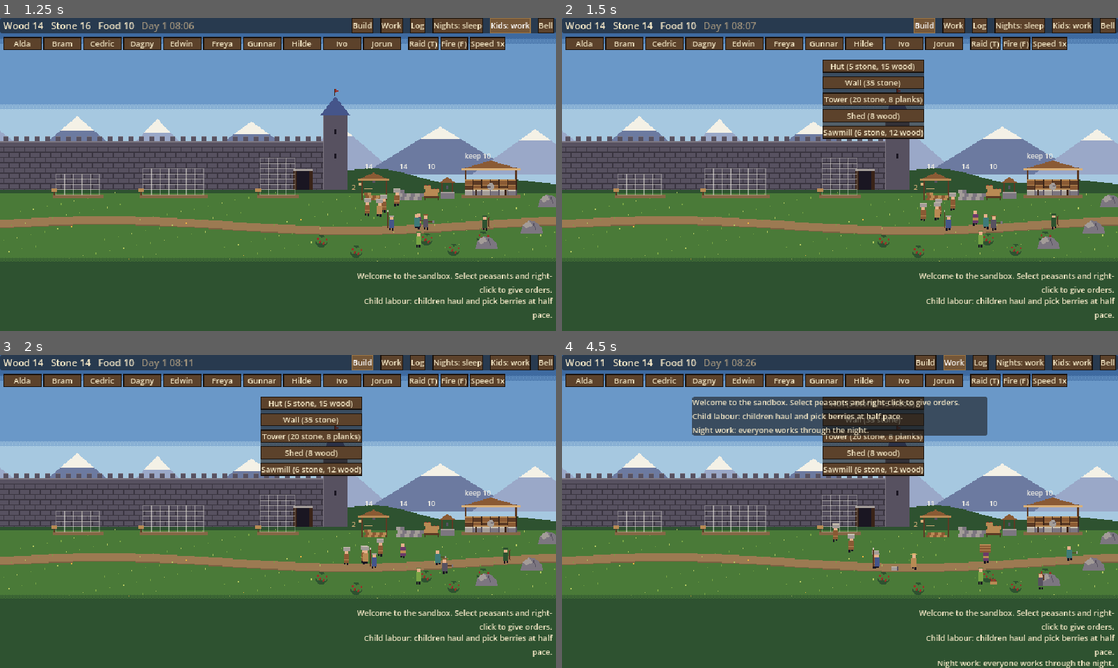
Above: before the commit, frames 1-4 (two rows, left to right).
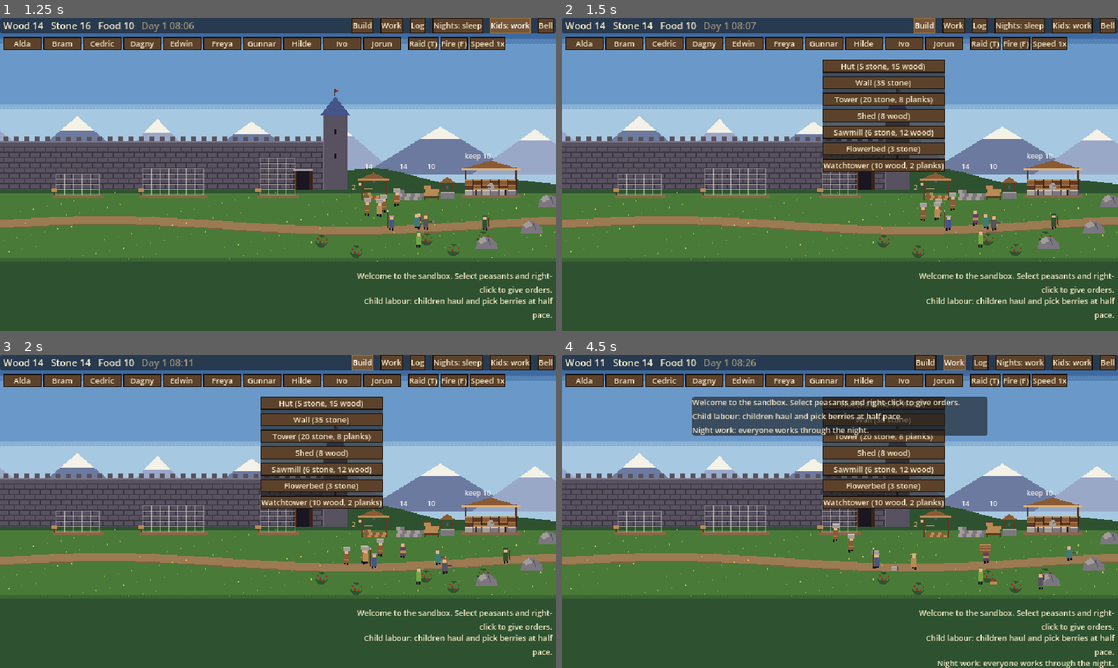
Above: after the commit, the same moments.

Repository: henrikmoepe-del/basebygger
Game: Godot game, scene res://sandbox/sandbox.tscn
Two runs of this game, one before a commit and one after it. Both use one fixed random seed, a clock stepped at 60 frames per second and the inputs below. This scene is started directly instead of the project's main scene.
Inputs:
- Up to frame 1 (1.25 s): click "Kids: play" at 0.5 s
- Up to frame 2 (1.5 s): click "Build" at 1.25 s
- Up to frame 3 (2 s): no input
- Up to frame 4 (4.5 s): click "Work" at 2 s; click "Log" at 2.75 s; click "Nights: sleep" at 3.5 s; click "Work" at 4.25 s

Frame 1 is identical in both runs. In frame 2, 4.1% of the frame differs, in the area x 46-69%, y 13-50%; in frame 3, 4.1%; in frame 4, 3.9%.

Commit message:
Sandbox: flowerbeds lift spirits; a watchtower's guard rings the bell by themselves
Co-Authored-By: Claude Opus 5.5 <noreply@anthropic.com>
Claude-Session: https://claude.ai/code/session_01KRfBmN2ZEbarco8VY7eoa6

Diff:
--- a/sandbox/sandbox.gd
+++ b/sandbox/sandbox.gd
@@ -57,7 +57,12 @@
 var raiders: Array = []
 var stockyard: Node2D
 var well: Node2D
-var guard_post := Vector2(-300, 40)
+var _guard_post := Vector2(-300, 40)
+## Where guards wait: at the foot of a finished watchtower, else the west post.
+var guard_post: Vector2:
+	get:
+		var tower := watchtower()
+		return tower.position + Vector2(0, 8) if tower != null else _guard_post
 var selected: Array = []
 ## A building site picked with a left-click (its info shows in the HUD).
 var picked_site: Node2D = null
@@ -600,6 +605,42 @@
 	announce("Raiders are coming from the west!")
 	for p in peasants:
 		p.rethink()
+
+
+## A finished watchtower, or null.
+func watchtower() -> Node2D:
+	for s in sites:
+		if s.done() and s.style == "watch":
+			return s
+	return null
+
+
+## The guard keeping watch on the tower (standing at its foot), or null.
+func watchman() -> Node2D:
+	var tower := watchtower()
+	if tower == null:
+		return null
+	for p in peasants:
+		if p.job == "guard" and not p.downed and p.visible and p.position.distance_to(tower.position + Vector2(0, 8)) < 12.0:
+			return p
+	return null
+
+
+## Rings the bell when the watch sees raiders coming; the all clear after.
+var _bell_by_watch := false
+
+
+func _keep_watch() -> void:
+	var tower := watchtower()
+	if tower == null:
+		return
+	if not alarm and watchman() != null and nearest_raider(tower.position, SbData.WATCH_RANGE) != null:
+		_bell_by_watch = true
+		set_alarm(true)
+		announce("The watch on the tower rings the bell!")
+	elif alarm and _bell_by_watch and raiders.is_empty():
+		_bell_by_watch = false
+		set_alarm(false)
 
 
 func start_storm() -> void:
@@ -1079,6 +1120,7 @@
 		l.visible = darkness() > 0.05
 	_check_strike(delta)
 	_update_storm(delta)
+	_keep_watch()
 	if traitor != null and traitor.task.get("kind", "") == "steal" and traitor._goods():
 		for p in peasants:
 			if p != traitor and not p.downed and p.visible and (p.job == "guard" or p.drafted) and p.position.distance_to(traitor.position) < SbData.CATCH_RANGE:
--- a/sandbox/sb_data.gd
+++ b/sandbox/sb_data.gd
@@ -67,9 +67,18 @@
 	"tower": {"title": "Tower", "style": "spire", "cols": 4, "courses": ["stone", "stone", "stone", "stone", "stone", "planks", "planks"]},
 	"shed": {"title": "Shed", "style": "thatch", "cols": 4, "courses": ["wood", "wood"]},
 	"sawmill": {"title": "Sawmill", "style": "workshop", "cols": 6, "courses": ["stone", "wood", "wood"], "workshop": "sawmill"},
-}
-
-const BUILD_ORDER := ["hut", "wall", "tower", "shed", "sawmill"]
+	"flowerbed": {"title": "Flowerbed", "style": "flowers", "cols": 3, "courses": ["stone"]},
+	"watchtower": {"title": "Watchtower", "style": "watch", "cols": 2, "courses": ["wood", "wood", "wood", "wood", "wood", "planks"]},
+}
+
+const BUILD_ORDER := ["hut", "wall", "tower", "shed", "sawmill", "flowerbed", "watchtower"]
+
+## Flowerbeds: each finished one is worth FLOWER_MOOD to everyone (up to
+## FLOWER_MAX of them). A watchtower with a guard on it rings the bell when
+## raiders come within WATCH_RANGE, and gives the all clear after.
+const FLOWER_MOOD := 2.0
+const FLOWER_MAX := 3
+const WATCH_RANGE := 260.0
 
 ## Workshops: what a crafter takes from the stockyard, makes, and how long
 ## one takes. A finished workshop has a bill: make until the stockyard holds
--- a/sandbox/sb_peasant.gd
+++ b/sandbox/sb_peasant.gd
@@ -171,6 +171,9 @@
 		list.append(["Night work", -5.0])
 	if world.child_labour and not child and world.peasants.any(func(o): return o.child):
 		list.append(["Children made to work", -4.0])
+	var flowers: int = mini(world.sites.filter(func(s): return s.done() and s.style == "flowers").size(), SbData.FLOWER_MAX)
+	if flowers > 0:
+		list.append(["A pretty village", SbData.FLOWER_MOOD * flowers])
 	for key in memories:
 		list.append([SbData.MEMORIES[key].text, SbData.MEMORIES[key].value])
 	list.sort_custom(func(a, b): return absf(a[1]) > absf(b[1]))
@@ -1139,7 +1142,8 @@
 			_go(near, delta)
 		return
 	if job == "guard":
-		_go(world.guard_post + Vector2(float(hash(name) % 24) - 12.0, float(hash(name) % 14)), delta)
+		var spread := Vector2.ZERO if world.watchtower() != null else Vector2(float(hash(name) % 24) - 12.0, float(hash(name) % 14))
+		_go(world.guard_post + spread, delta)
 		return
 	if _wander_to == Vector2.INF or _go(_wander_to, delta, 0.5):
 		if _wander_to != Vector2.INF and randf() < 0.98:
--- a/sandbox/sb_site.gd
+++ b/sandbox/sb_site.gd
@@ -251,6 +251,23 @@
 func _draw_finish(left: float, w: float) -> void:
 	var top := -height()
 	match style:
+		"flowers":
+			# Little flowers along the low stone edging.
+			for i in 7:
+				var fx := left + 2.0 + float(i) * (w - 4.0) / 6.0
+				draw_rect(Rect2(fx, top - 3.0, 1, 3), SbData.GRASS2)
+				var col: Color = [SbData.RED1, SbData.GOLD, SbData.WHITE, Color("#6a3a6a")][i % 4]
+				draw_rect(Rect2(fx - 1.0, top - 5.0, 3, 2), col)
+		"watch":
+			# A wooden lookout on long legs, with a roof.
+			draw_rect(Rect2(left - 3.0, top - 10.0, w + 6.0, 2), SbData.WOOD2)
+			draw_rect(Rect2(left - 3.0, top - 10.0, 1, 10), SbData.WOOD1)
+			draw_rect(Rect2(left + w + 2.0, top - 10.0, 1, 10), SbData.WOOD1)
+			draw_colored_polygon(PackedVector2Array([Vector2(left - 5, top - 10), Vector2(left + w / 2.0, top - 18), Vector2(left + w + 5, top - 10)]), SbData.THATCH)
+			if world.watchman() != null:
+				# The guard on watch, a small figure up top.
+				draw_rect(Rect2(left + w / 2.0 - 2.0, top - 8.0, 4, 6), SbData.JOBS.guard.tunic)
+				draw_rect(Rect2(left + w / 2.0 - 1.0, top - 11.0, 3, 3), SbData.SKIN1)
 		"workshop":
 			# An open timber shed: posts, a plank roof, the saw bench inside.
 			draw_rect(Rect2(left, top - 14, 2, 14), SbData.WOOD1)
--- a/sandbox/tests/shots.gd
+++ b/sandbox/tests/shots.gd
@@ -56,6 +56,8 @@
 	"wolf": {"steps": [[0.5, "wolf"], [6.0, "shot"]]},
 	# A storm: rain, a darker sky, a lightning flash.
 	"storm": {"steps": [[0.5, "storm"], [3.0, "shot"], [0.05, "bolt"], [0.05, "shot"]]},
+	# A flowerbed and a watchtower with the guard on watch.
+	"watch": {"steps": [[0.5, "watch"], [25.0, "shot"]]},
 	# The hunter in the wood, aiming at a deer.
 	"hunt": {"steps": [[0.5, "hunt"], [5.5, "shot"], [3.0, "shot"]]},
 	"box": {"steps": [[2.0, "box"], [0.1, "goto"], [0.4, "shot"]]},
@@ -238,6 +240,16 @@
 			w.start_storm()
 		"bolt":
 			w._strike_lightning()
+		"watch":
+			var x := 120.0
+			while not w.site_fits("watchtower", x) and x < 560.0:
+				x += 5.0
+			w.add_site("watchtower", Vector2(x, 4)).finish_now()
+			var fx := -340.0
+			while not w.site_fits("flowerbed", fx) and fx < 560.0:
+				fx += 5.0
+			w.add_site("flowerbed", Vector2(fx, 4)).finish_now()
+			w.camera.position = Vector2(x - 60.0, -20)
 		"hunt":
 			w.camera.position = Vector2(480, -20)
 			w.camera.zoom = Vector2(2, 2)
--- a/sandbox/tests/test_sandbox.gd
+++ b/sandbox/tests/test_sandbox.gd
@@ -451,6 +451,22 @@
 	_check(passed, "the storm passes")
 	await _wait(120.0, func(): return w.fires.is_empty())
 
+	# 28. A flowerbed lifts everyone; a watchtower's guard rings the bell.
+	var fx := _free_x("flowerbed")
+	var bed: Node2D = w.add_site("flowerbed", Vector2(fx, 4))
+	bed.finish_now()
+	_check(w.peasants[0].thoughts().any(func(t): return t[0] == "A pretty village"), "a flowerbed is a good thought for everyone")
+	var tx := _free_x("watchtower")
+	var lookout: Node2D = w.add_site("watchtower", Vector2(tx, 4))
+	lookout.finish_now()
+	var on_watch := await _wait(40.0, func(): return w.watchman() != null)
+	_check(on_watch, "a guard goes up the watchtower")
+	w.start_raid(2)
+	var rung := await _wait(30.0, func(): return w.alarm)
+	_check(rung, "the watch rings the bell when raiders come")
+	var cleared := await _wait(300.0, func(): return not w.raid_on and not w.alarm)
+	_check(cleared, "and gives the all clear when they are gone")
+
 	_check(_off_band == 0, "nobody leaves the ground band (%d frames off it)" % _off_band)
 	print("ALL PASSED" if _fails == 0 else "%d FAILED" % _fails)
 	quit(1 if _fails > 0 else 0)
Binary file added: sandbox/shots/watchtower.png
Not shown, changed: sandbox/README.md
